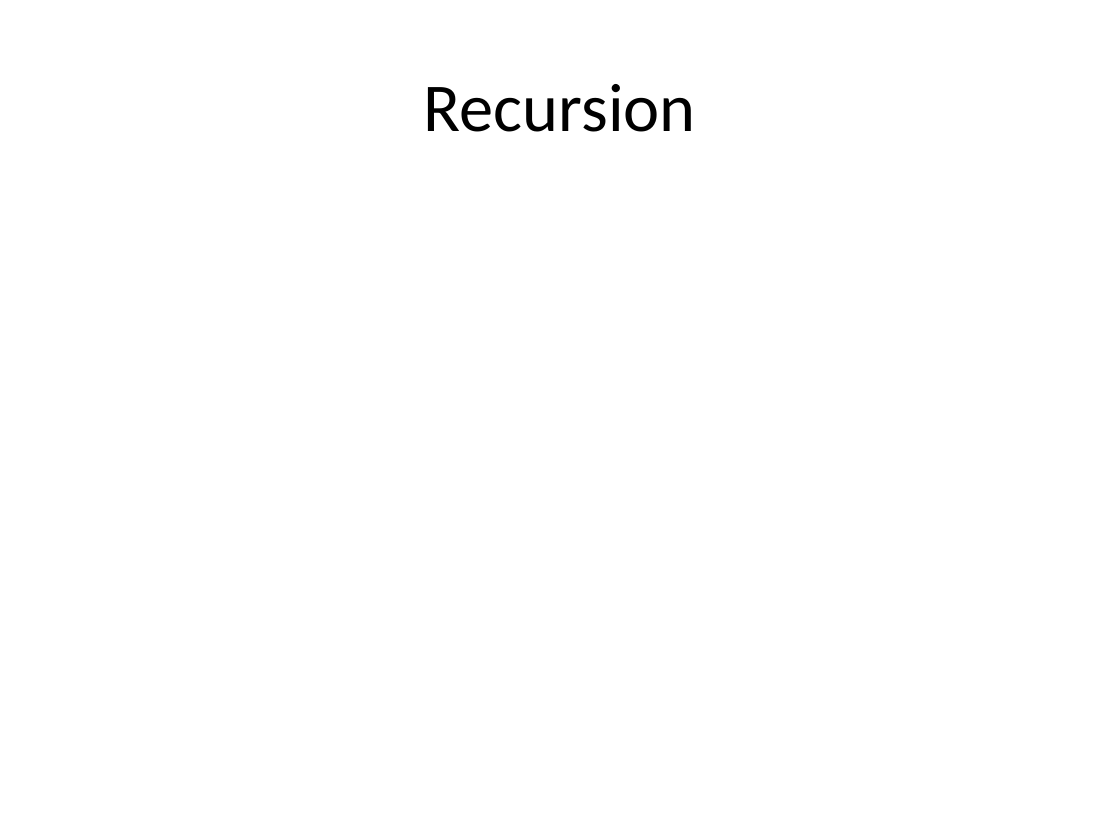
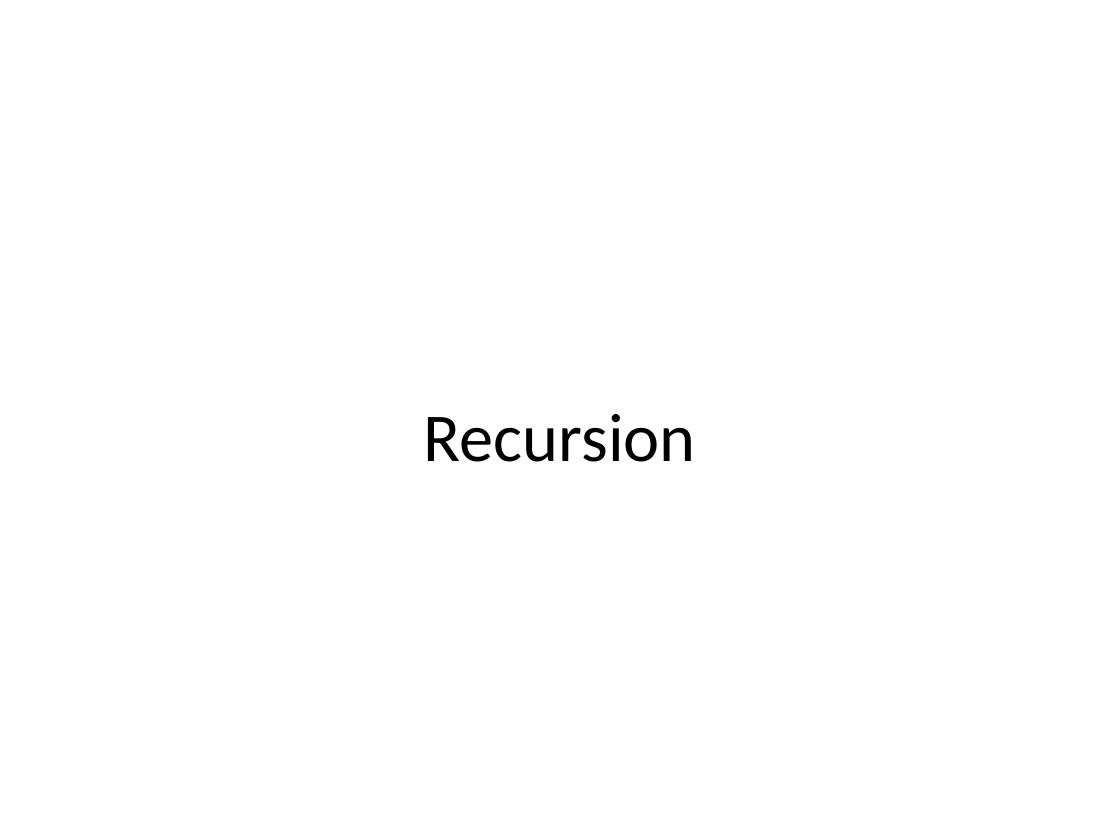
Before and after one commit to texhad3op/ErlangIntro, a slide deck: slide 7 of ErlangIntro.pptx. Drawn at 1120x840 pixels with LibreOffice and Linux fonts; fonts in the diff are those of the drawing. Boxes give left, top, right and bottom in pixels: in the first picture for what was removed or moved away, otherwise in the second. Text is boxed around its words. In the diff, an @@ line names an element or a change of style, - is before the commit and + after.

```diff
--- a/ErlangIntro.pptx
+++ b/ErlangIntro.pptx
@@ text "Recursion": place and size @@
-text "Recursion" at <box>424,84,696,132</box>
+text "Recursion" at <box>424,414,696,462</box>
@@ text "Recursion" at <box>424,414,696,462</box>: more space between paragraphs; vertical alignment middle to top @@
```
Also in this commit, not shown: 4 other slides changed.
